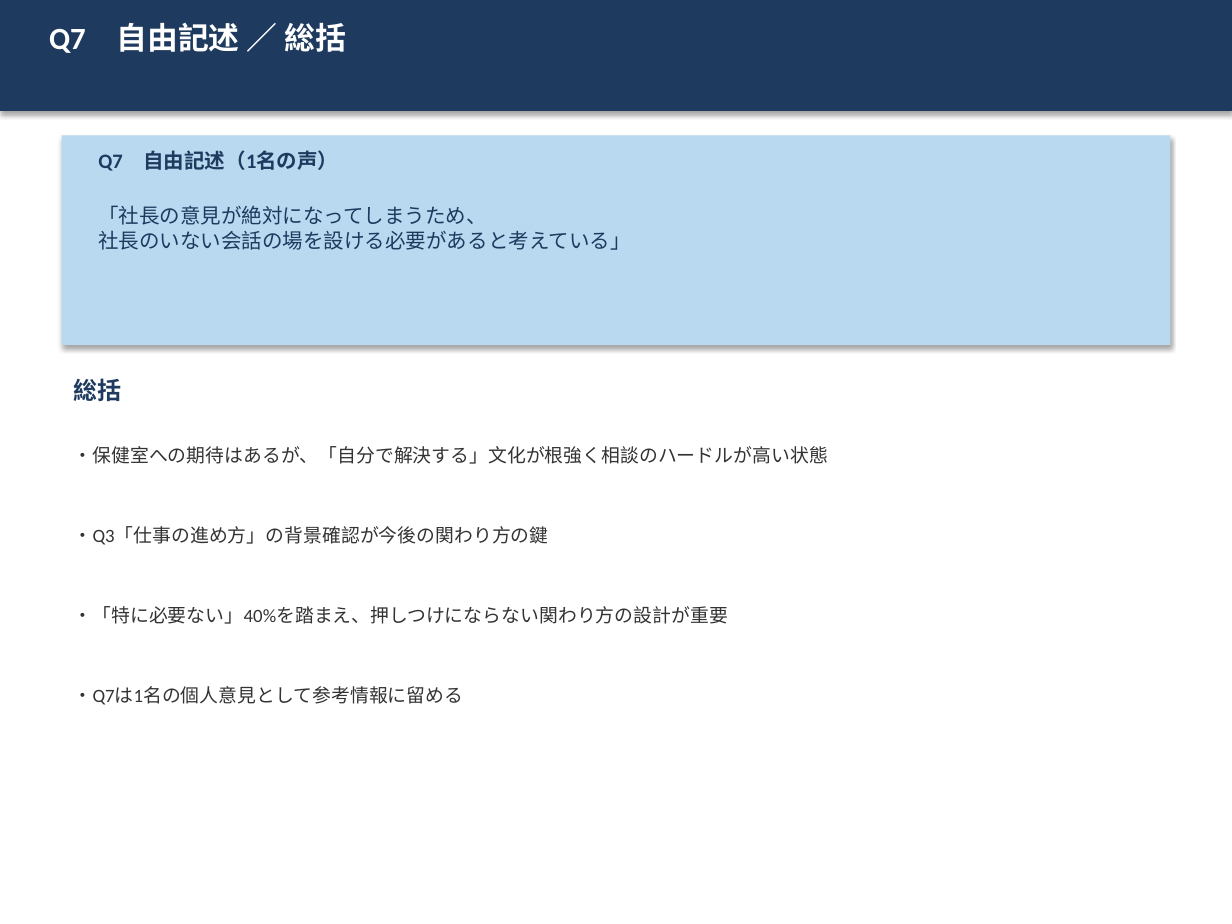
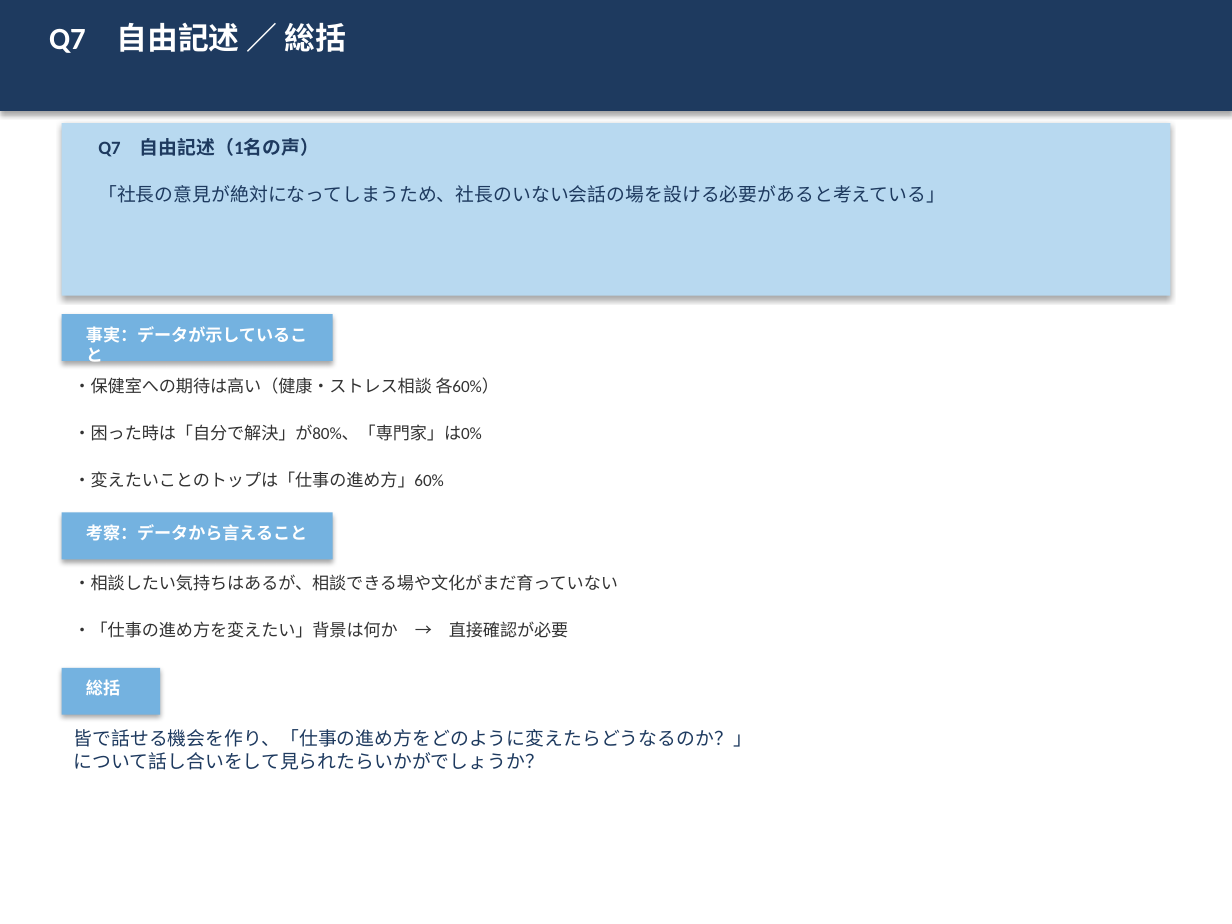
Before and after one commit to y-takahashi-cmd/MyBrain, a slide deck: slide 9 of 20_Projects/企業のオンライン保健室/クラウドパワー株式会社/02_報告会記録/クラウドパワー様_アンケート結果_2026年6月.pptx. Drawn at 1232x924 pixels with LibreOffice and Linux fonts; fonts in the diff are those of the drawing. Boxes give left, top, right and bottom in pixels: in the first picture for what was removed or moved away, otherwise in the second. Text is boxed around its words. In the diff, an @@ line names an element or a change of style, - is before the commit and + after.

```diff
--- a/20_Projects/企業のオンライン保健室/クラウドパワー株式会社/02_報告会記録/クラウドパワー様_アンケート結果_2026年6月.pptx
+++ b/20_Projects/企業のオンライン保健室/クラウドパワー株式会社/02_報告会記録/クラウドパワー様_アンケート結果_2026年6月.pptx
@@ rectangle: place and size @@
-rectangle at [62, 136, 1170, 345]
+rectangle at [62, 123, 1170, 296]
@@ text "Q7 自由記述（1名の声）": place and size @@
-text "Q7 自由記述（1名の声）" at [98, 150, 338, 171]
+text "Q7 自由記述（1名の声）" at [98, 138, 319, 157]
@@ text "Q7 自由記述（1名の声）" at [98, 138, 319, 157]: size 12 to 11 pt @@
@@ text at [98, 185, 945, 203]: text changed; size 12 to 11 pt @@
-「社長の意見が絶対になってしまうため、
-社長のいない会話の場を設ける必要があると考えている」
+「社長の意見が絶対になってしまうため、社長のいない会話の場を設ける必要があると考えている」
@@ rectangle added at [62, 314, 333, 361], fill #74B2E0 @@
@@ text added at [86, 326, 307, 367], 10 pt, text #FFFFFF, bold @@
+事実：データが示していること
@@ text at [74, 377, 499, 394]: text changed; size 11 to 10 pt @@
-・保健室への期待はあるが、「自分で解決する」文化が根強く相談のハードルが高い状態
+・保健室への期待は高い（健康・ストレス相談 各60%）
@@ text at [74, 424, 482, 441]: text changed; size 11 to 10 pt @@
-・「特に必要ない」40%を踏まえ、押しつけにならない関わり方の設計が重要
+・困った時は「自分で解決」が80%、「専門家」は0%
@@ text at [74, 471, 444, 488]: text changed; size 11 to 10 pt @@
-・Q7は1名の個人意見として参考情報に留める
+・変えたいことのトップは「仕事の進め方」60%
@@ rectangle added at [62, 513, 333, 559], fill #74B2E0 @@
@@ text added at [86, 524, 307, 541], 10 pt, text #FFFFFF, bold @@
+考察：データから言えること
@@ text added at [74, 574, 618, 591], 10 pt, text #333333 @@
+・相談したい気持ちはあるが、相談できる場や文化がまだ育っていない
@@ text at [74, 621, 568, 638]: text changed; size 11 to 10 pt @@
-・Q3「仕事の進め方」の背景確認が今後の関わり方の鍵
+・「仕事の進め方を変えたい」背景は何か → 直接確認が必要
@@ rectangle added at [62, 668, 160, 715], fill #74B2E0 @@
@@ text "総括": place and size @@
-text "総括" at [74, 378, 122, 401]
+text "総括" at [86, 679, 120, 696]
@@ text "総括" at [86, 679, 120, 696]: size 14 to 10 pt, text colour #1E3A5F to #FFFFFF @@
@@ text added at [74, 729, 752, 770], 11 pt, text #1E3A5F @@
+皆で話せる機会を作り、「仕事の進め方をどのように変えたらどうなるのか？」
+について話し合いをして見られたらいかがでしょうか？
```
Also in this commit, not shown: 3 other files.
